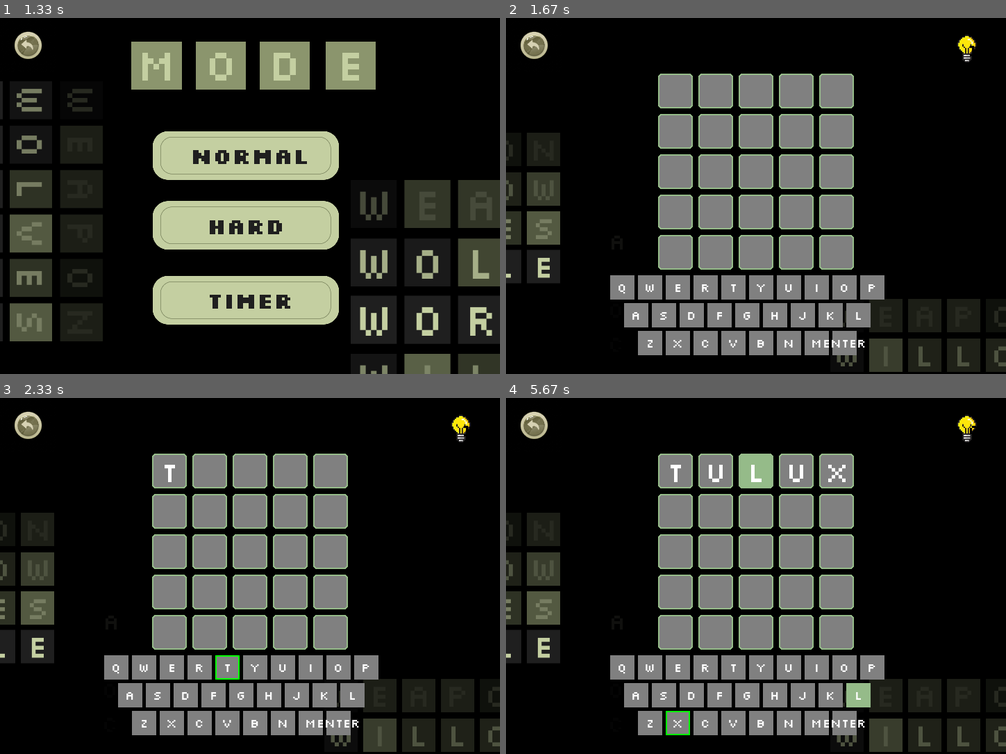
Above: before the commit, frames 1-4 (two rows, left to right).
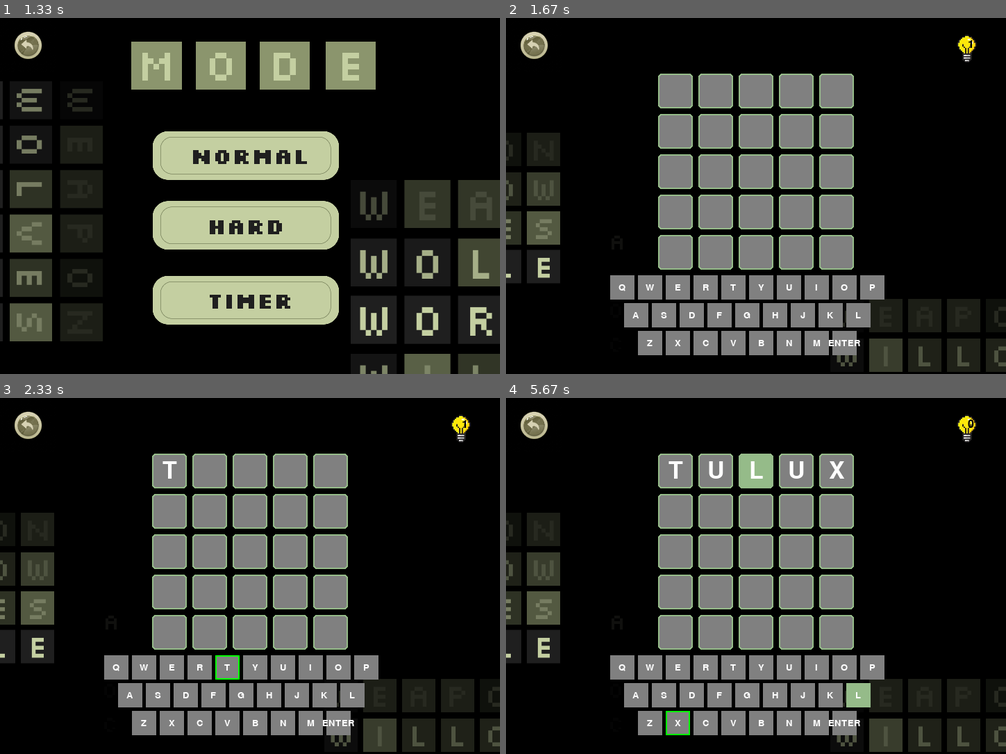
Above: after the commit, the same moments.

Repository: moopingisverylazy/pygamewordle
Game: pygame game, started from gamegay.py
Same seed, same stepped clock (60 frames per second), same inputs: the game is played once before the commit and once after it.
Inputs (mouse positions are in pixels of both pictures, inside the frame that each line leads up to):
- Up to frame 1 (1.33 s): click (130, 302) at 0.38 s; click (30, 46) at 0.72 s; click (125, 242) at 1.05 s
- Up to frame 2 (1.67 s): click (816, 228) at 1.38 s
- Up to frame 3 (2.33 s): click "ENTER" at 1.72 s; click (225, 668) at 2.05 s
- Up to frame 4 (5.67 s): click (741, 515) at 2.38 s; click "U" at 2.72 s; click (886, 543) at 3.05 s; click "X" at 3.38 s; click (861, 511) at 3.72 s; click "1" at 4.05 s; click (776, 561) at 4.38 s; click "U" at 4.72 s; click (681, 679) at 5.05 s; click "X" at 5.38 s

Frame 1 is identical in both runs. In frame 2, 0.6% of the frame differs, in the area x 22-94%, y 6-93%; in frame 3, 0.6%; in frame 4, 0.9%, in the area x 22-95%, y 6-93%.

Commit message:
Update gamegay.py

Diff:
--- a/gamegay.py
+++ b/gamegay.py
@@ -21,12 +21,12 @@
 black = (0, 0, 0)
 
 # fonts
-font_title = pygame.font.Font('Silkscreen/Silkscreen-Bold.ttf', 48)
-font_key = pygame.font.Font('Silkscreen/Silkscreen-Regular.ttf', 18)
-font_hint = pygame.font.Font('Silkscreen/Silkscreen-Regular.ttf', 24)
-font_timer = pygame.font.Font('Silkscreen/Silkscreen-Regular.ttf', 28)
-font_result = pygame.font.Font('Silkscreen/Silkscreen-Regular.ttf', 40)
-font_tile = pygame.font.Font('Silkscreen/Silkscreen-Regular.ttf', 40)
+font_title = pygame.font.SysFont('Silkscreen', 48)
+font_key = pygame.font.SysFont('Silkscreen', 20)
+font_hint = pygame.font.SysFont('Silkscreen', 24)
+font_timer = pygame.font.SysFont('Silkscreen', 28)
+font_result = pygame.font.SysFont('Silkscreen', 48)
+font_tile = pygame.font.SysFont('Silkscreen', 50)
 
 
 # backgrounds
@@ -491,8 +491,8 @@
                     if game_result in ["WIN", "LOSE"]:
                         self.manager.end_game(game_result)
 
-    # วาดปุ่ม + text
-    def draw_screen(self, bg_key, buttons=None, extra_text=None, text_pos=(375, 379)):
+    # วาดหน้าจอพื้นฐาน
+    def draw_screen(self, bg_key, buttons=None, extra_text=None, text_pos=(360, 365)):
         self.screen.blit(self.manager.bgs[bg_key], (0, 0))
 
         if buttons:
